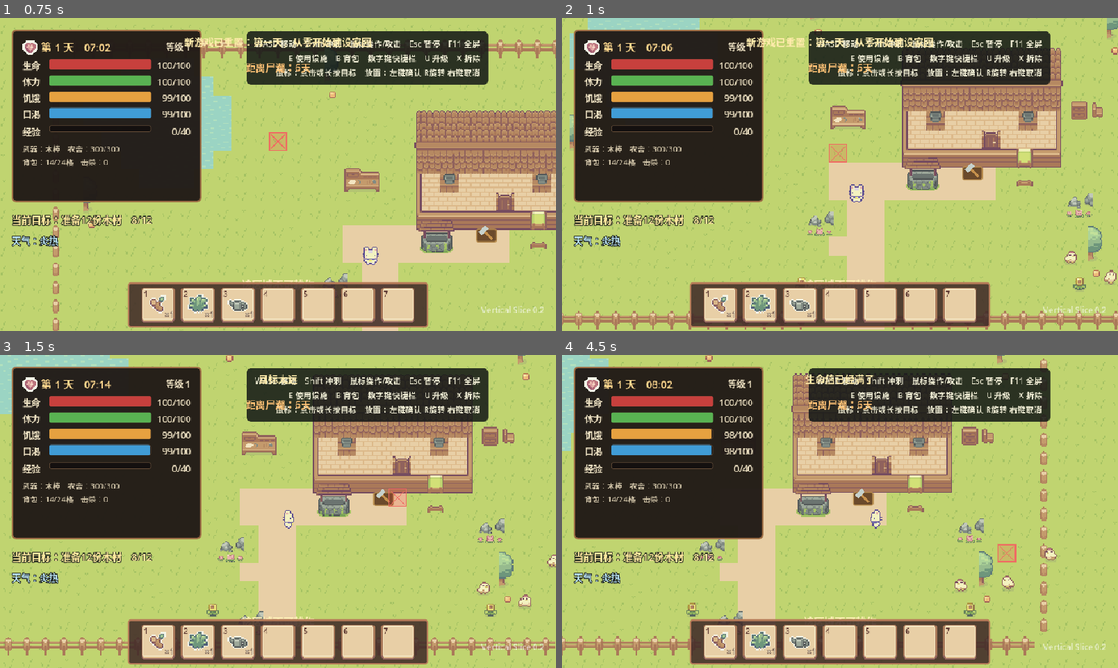
Above: before the commit, frames 1-4 (two rows, left to right).
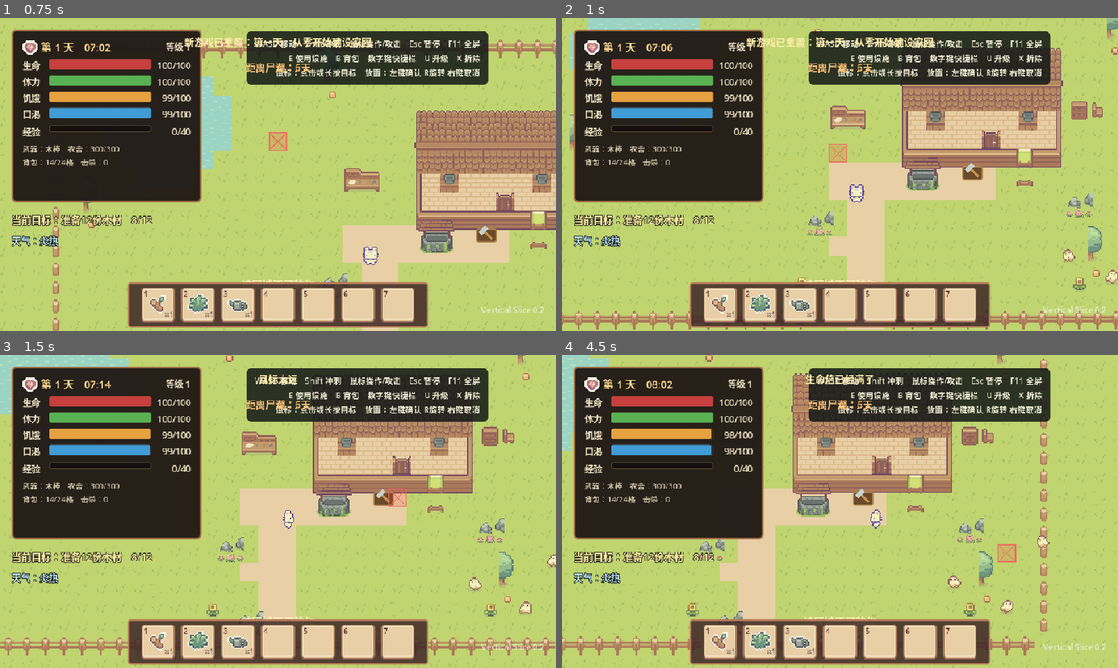
Above: after the commit, the same moments.

Repository: fanfanhappy/zombie-farm-survival
Game: Godot game, scene res://scenes/ui/main_menu.tscn
Two runs of this game, one before a commit and one after it. Both use one fixed random seed, a clock stepped at 60 frames per second and the inputs below.
Inputs (mouse positions are in pixels of both pictures, inside the frame that each line leads up to):
- Up to frame 1 (0.75 s): click "开始新游戏" at 0.5 s
- Up to frame 2 (1 s): no input
- Up to frame 3 (1.5 s): move the mouse to (400, 495) at 1.27 s; hold D (move_right) from 1.28 s (still down); hold X (dismantle_structure) from 1.28 s (still down); click (400, 495) at 1.42 s
- Up to frame 4 (4.5 s): release D (move_right) at 2 s; release X (dismantle_structure) at 2 s; drag from (728, 527) to (812, 574) at 2.02 s; move the mouse to (895, 442) at 2.77 s; hold D (move_right) 2.78-3.5 s; hold E (interact) 2.78-3.5 s; drag from (812, 574) to (673, 464) at 3.52 s; move the mouse to (1006, 558) at 4.27 s; hold A (move_left) from 4.28 s (still down); hold R (use_bandage) from 4.28 s (still down)

Frame 1 is identical in both runs. In frame 2, 0.1% of the frame differs, in the area x 90-100%, y 73-86%; in frame 3, 0.2%; in frame 4, 0.4%, in the area x 69-89%, y 57-83%.

Commit message:
场景化初始农田动物建筑与设施

Diff:
--- a/scenes/game/game_world.tscn
+++ b/scenes/game/game_world.tscn
@@ -24,6 +24,10 @@
 [ext_resource type="TileSet" path="res://resources/tilesets/buildings/perimeter_fence_tileset.tres" id="25_fence_tileset"]
 [ext_resource type="PackedScene" path="res://scenes/world/environment/world_grid_cursor.tscn" id="26_grid_cursor"]
 [ext_resource type="PackedScene" path="res://scenes/world/environment/pond_collision.tscn" id="27_pond_collision"]
+[ext_resource type="PackedScene" path="res://scenes/world/farming/initial_farm_plots.tscn" id="28_farm_plots"]
+[ext_resource type="PackedScene" path="res://scenes/world/animals/initial_animals.tscn" id="29_animals"]
+[ext_resource type="PackedScene" path="res://scenes/world/facilities/initial_facilities.tscn" id="30_facilities"]
+[ext_resource type="PackedScene" path="res://scenes/world/buildings/initial_buildings.tscn" id="31_buildings"]
 
 [node name="Main" type="Node2D" unique_id=1325255420]
 script = ExtResource("1_main")
@@ -41,15 +45,15 @@
 [node name="DynamicYSortGroup" type="Node2D" parent="GameWorld"]
 y_sort_enabled = true
 
-[node name="BuildingLayer" type="Node2D" parent="GameWorld/DynamicYSortGroup"]
+[node name="BuildingLayer" parent="GameWorld/DynamicYSortGroup" instance=ExtResource("31_buildings")]
 
-[node name="FarmPlots" type="Node2D" parent="GameWorld/DynamicYSortGroup"]
+[node name="FarmPlots" parent="GameWorld/DynamicYSortGroup" instance=ExtResource("28_farm_plots")]
 
 [node name="ResourceNodes" type="Node2D" parent="GameWorld/DynamicYSortGroup"]
 
-[node name="Facilities" type="Node2D" parent="GameWorld/DynamicYSortGroup"]
+[node name="Facilities" parent="GameWorld/DynamicYSortGroup" instance=ExtResource("30_facilities")]
 
-[node name="Animals" type="Node2D" parent="GameWorld/DynamicYSortGroup"]
+[node name="Animals" parent="GameWorld/DynamicYSortGroup" instance=ExtResource("29_animals")]
 
 [node name="Enemies" type="Node2D" parent="GameWorld/DynamicYSortGroup"]
 
--- /dev/null
+++ b/scenes/world/animals/initial_animals.tscn
@@ -0,0 +1,17 @@
+[gd_scene load_steps=2 format=3]
+
+[ext_resource type="PackedScene" path="res://scenes/world/animals/chicken.tscn" id="1_chicken"]
+
+[node name="Animals" type="Node2D"]
+
+[node name="Chicken01" parent="." instance=ExtResource("1_chicken")]
+position = Vector2(1010, 555)
+chicken_index = 0
+
+[node name="Chicken02" parent="." instance=ExtResource("1_chicken")]
+position = Vector2(1080, 590)
+chicken_index = 1
+
+[node name="Chicken03" parent="." instance=ExtResource("1_chicken")]
+position = Vector2(1125, 535)
+chicken_index = 0
--- /dev/null
+++ b/scenes/world/buildings/initial_buildings.tscn
@@ -0,0 +1,7 @@
+[gd_scene load_steps=2 format=3]
+
+[ext_resource type="PackedScene" path="res://scenes/world/buildings/homestead.tscn" id="1_homestead"]
+
+[node name="BuildingLayer" type="Node2D"]
+[node name="Homestead" parent="." instance=ExtResource("1_homestead")]
+position = Vector2(840, 280)
--- /dev/null
+++ b/scenes/world/facilities/initial_facilities.tscn
@@ -0,0 +1,19 @@
+[gd_scene load_steps=6 format=3]
+
+[ext_resource type="PackedScene" path="res://scenes/world/facilities/workbench.tscn" id="1_workbench"]
+[ext_resource type="PackedScene" path="res://scenes/world/facilities/kitchen.tscn" id="2_kitchen"]
+[ext_resource type="PackedScene" path="res://scenes/world/facilities/sleep_point.tscn" id="3_sleep"]
+[ext_resource type="PackedScene" path="res://scenes/world/facilities/water_pump.tscn" id="4_water"]
+[ext_resource type="PackedScene" path="res://scenes/world/facilities/homestead_repair_point.tscn" id="5_repair"]
+
+[node name="Facilities" type="Node2D"]
+[node name="Workbench" parent="." instance=ExtResource("1_workbench")]
+position = Vector2(625, 330)
+[node name="Kitchen" parent="." instance=ExtResource("2_kitchen")]
+position = Vector2(1040, 325)
+[node name="SleepPoint" parent="." instance=ExtResource("3_sleep")]
+position = Vector2(930, 425)
+[node name="WaterPump" parent="." instance=ExtResource("4_water")]
+position = Vector2(755, 435)
+[node name="HomesteadRepairPoint" parent="." instance=ExtResource("5_repair")]
+position = Vector2(840, 420)
--- /dev/null
+++ b/scenes/world/farming/initial_farm_plots.tscn
@@ -0,0 +1,221 @@
+[gd_scene load_steps=2 format=3]
+
+[ext_resource type="PackedScene" path="res://scenes/world/farming/farm_plot.tscn" id="1_plot"]
+
+[node name="FarmPlots" type="Node2D"]
+
+[node name="FarmPlot01" parent="." instance=ExtResource("1_plot")]
+position = Vector2(224, 448)
+
+[node name="FarmPlot02" parent="." instance=ExtResource("1_plot")]
+position = Vector2(240, 448)
+
+[node name="FarmPlot03" parent="." instance=ExtResource("1_plot")]
+position = Vector2(256, 448)
+
+[node name="FarmPlot04" parent="." instance=ExtResource("1_plot")]
+position = Vector2(272, 448)
+
+[node name="FarmPlot05" parent="." instance=ExtResource("1_plot")]
+position = Vector2(288, 448)
+
+[node name="FarmPlot06" parent="." instance=ExtResource("1_plot")]
+position = Vector2(304, 448)
+
+[node name="FarmPlot07" parent="." instance=ExtResource("1_plot")]
+position = Vector2(320, 448)
+
+[node name="FarmPlot08" parent="." instance=ExtResource("1_plot")]
+position = Vector2(336, 448)
+
+[node name="FarmPlot09" parent="." instance=ExtResource("1_plot")]
+position = Vector2(352, 448)
+
+[node name="FarmPlot10" parent="." instance=ExtResource("1_plot")]
+position = Vector2(368, 448)
+
+[node name="FarmPlot11" parent="." instance=ExtResource("1_plot")]
+position = Vector2(384, 448)
+
+[node name="FarmPlot12" parent="." instance=ExtResource("1_plot")]
+position = Vector2(400, 448)
+
+[node name="FarmPlot13" parent="." instance=ExtResource("1_plot")]
+position = Vector2(224, 464)
+
+[node name="FarmPlot14" parent="." instance=ExtResource("1_plot")]
+position = Vector2(240, 464)
+
+[node name="FarmPlot15" parent="." instance=ExtResource("1_plot")]
+position = Vector2(256, 464)
+
+[node name="FarmPlot16" parent="." instance=ExtResource("1_plot")]
+position = Vector2(272, 464)
+
+[node name="FarmPlot17" parent="." instance=ExtResource("1_plot")]
+position = Vector2(288, 464)
+
+[node name="FarmPlot18" parent="." instance=ExtResource("1_plot")]
+position = Vector2(304, 464)
+
+[node name="FarmPlot19" parent="." instance=ExtResource("1_plot")]
+position = Vector2(320, 464)
+
+[node name="FarmPlot20" parent="." instance=ExtResource("1_plot")]
+position = Vector2(336, 464)
+
+[node name="FarmPlot21" parent="." instance=ExtResource("1_plot")]
+position = Vector2(352, 464)
+
+[node name="FarmPlot22" parent="." instance=ExtResource("1_plot")]
+position = Vector2(368, 464)
+
+[node name="FarmPlot23" parent="." instance=ExtResource("1_plot")]
+position = Vector2(384, 464)
+
+[node name="FarmPlot24" parent="." instance=ExtResource("1_plot")]
+position = Vector2(400, 464)
+
+[node name="FarmPlot25" parent="." instance=ExtResource("1_plot")]
+position = Vector2(224, 480)
+
+[node name="FarmPlot26" parent="." instance=ExtResource("1_plot")]
+position = Vector2(240, 480)
+
+[node name="FarmPlot27" parent="." instance=ExtResource("1_plot")]
+position = Vector2(256, 480)
+
+[node name="FarmPlot28" parent="." instance=ExtResource("1_plot")]
+position = Vector2(272, 480)
+
+[node name="FarmPlot29" parent="." instance=ExtResource("1_plot")]
+position = Vector2(288, 480)
+
+[node name="FarmPlot30" parent="." instance=ExtResource("1_plot")]
+position = Vector2(304, 480)
+
+[node name="FarmPlot31" parent="." instance=ExtResource("1_plot")]
+position = Vector2(320, 480)
+
+[node name="FarmPlot32" parent="." instance=ExtResource("1_plot")]
+position = Vector2(336, 480)
+
+[node name="FarmPlot33" parent="." instance=ExtResource("1_plot")]
+position = Vector2(352, 480)
+
+[node name="FarmPlot34" parent="." instance=ExtResource("1_plot")]
+position = Vector2(368, 480)
+
+[node name="FarmPlot35" parent="." instance=ExtResource("1_plot")]
+position = Vector2(384, 480)
+
+[node name="FarmPlot36" parent="." instance=ExtResource("1_plot")]
+position = Vector2(400, 480)
+
+[node name="FarmPlot37" parent="." instance=ExtResource("1_plot")]
+position = Vector2(224, 496)
+
+[node name="FarmPlot38" parent="." instance=ExtResource("1_plot")]
+position = Vector2(240, 496)
+
+[node name="FarmPlot39" parent="." instance=ExtResource("1_plot")]
+position = Vector2(256, 496)
+
+[node name="FarmPlot40" parent="." instance=ExtResource("1_plot")]
+position = Vector2(272, 496)
+
+[node name="FarmPlot41" parent="." instance=ExtResource("1_plot")]
+position = Vector2(288, 496)
+
+[node name="FarmPlot42" parent="." instance=ExtResource("1_plot")]
+position = Vector2(304, 496)
+
+[node name="FarmPlot43" parent="." instance=ExtResource("1_plot")]
+position = Vector2(320, 496)
+
+[node name="FarmPlot44" parent="." instance=ExtResource("1_plot")]
+position = Vector2(336, 496)
+
+[node name="FarmPlot45" parent="." instance=ExtResource("1_plot")]
+position = Vector2(352, 496)
+
+[node name="FarmPlot46" parent="." instance=ExtResource("1_plot")]
+position = Vector2(368, 496)
+
+[node name="FarmPlot47" parent="." instance=ExtResource("1_plot")]
+position = Vector2(384, 496)
+
+[node name="FarmPlot48" parent="." instance=ExtResource("1_plot")]
+position = Vector2(400, 496)
+
+[node name="FarmPlot49" parent="." instance=ExtResource("1_plot")]
+position = Vector2(224, 512)
+
+[node name="FarmPlot50" parent="." instance=ExtResource("1_plot")]
+position = Vector2(240, 512)
+
+[node name="FarmPlot51" parent="." instance=ExtResource("1_plot")]
+position = Vector2(256, 512)
+
+[node name="FarmPlot52" parent="." instance=ExtResource("1_plot")]
+position = Vector2(272, 512)
+
+[node name="FarmPlot53" parent="." instance=ExtResource("1_plot")]
+position = Vector2(288, 512)
+
+[node name="FarmPlot54" parent="." instance=ExtResource("1_plot")]
+position = Vector2(304, 512)
+
+[node name="FarmPlot55" parent="." instance=ExtResource("1_plot")]
+position = Vector2(320, 512)
+
+[node name="FarmPlot56" parent="." instance=ExtResource("1_plot")]
+position = Vector2(336, 512)
+
+[node name="FarmPlot57" parent="." instance=ExtResource("1_plot")]
+position = Vector2(352, 512)
+
+[node name="FarmPlot58" parent="." instance=ExtResource("1_plot")]
+position = Vector2(368, 512)
+
+[node name="FarmPlot59" parent="." instance=ExtResource("1_plot")]
+position = Vector2(384, 512)
+
+[node name="FarmPlot60" parent="." instance=ExtResource("1_plot")]
+position = Vector2(400, 512)
+
+[node name="FarmPlot61" parent="." instance=ExtResource("1_plot")]
+position = Vector2(224, 528)
+
+[node name="FarmPlot62" parent="." instance=ExtResource("1_plot")]
+position = Vector2(240, 528)
+
+[node name="FarmPlot63" parent="." instance=ExtResource("1_plot")]
+position = Vector2(256, 528)
+
+[node name="FarmPlot64" parent="." instance=ExtResource("1_plot")]
+position = Vector2(272, 528)
+
+[node name="FarmPlot65" parent="." instance=ExtResource("1_plot")]
+position = Vector2(288, 528)
+
+[node name="FarmPlot66" parent="." instance=ExtResource("1_plot")]
+position = Vector2(304, 528)
+
+[node name="FarmPlot67" parent="." instance=ExtResource("1_plot")]
+position = Vector2(320, 528)
+
+[node name="FarmPlot68" parent="." instance=ExtResource("1_plot")]
+position = Vector2(336, 528)
+
+[node name="FarmPlot69" parent="." instance=ExtResource("1_plot")]
+position = Vector2(352, 528)
+
+[node name="FarmPlot70" parent="." instance=ExtResource("1_plot")]
+position = Vector2(368, 528)
+
+[node name="FarmPlot71" parent="." instance=ExtResource("1_plot")]
+position = Vector2(384, 528)
+
+[node name="FarmPlot72" parent="." instance=ExtResource("1_plot")]
+position = Vector2(400, 528)
--- a/scripts/core/game_controller.gd
+++ b/scripts/core/game_controller.gd
@@ -4,20 +4,12 @@
 const DAY_LENGTH_SECONDS := 90.0
 const DAY_START_PROGRESS := 7.0 / 24.0
 const WATERING_CAN_CAPACITY := 5
-const CHICKEN_SCENE := preload("res://scenes/world/animals/chicken.tscn")
-const HOMESTEAD_SCENE := preload("res://scenes/world/buildings/homestead.tscn")
 const GROUND_ITEM_SCENE := preload("res://scenes/world/items/ground_item.tscn")
 const FENCE_SCENE := preload("res://scenes/world/defenses/fence.tscn")
 const SPIKE_SCENE := preload("res://scenes/world/defenses/spike.tscn")
 const SNARE_TRAP_SCENE := preload("res://scenes/world/defenses/snare_trap.tscn")
 const STORAGE_CHEST_SCENE := preload("res://scenes/world/storage/storage_chest.tscn")
 const ZOMBIE_SCENE := preload("res://scenes/actors/zombies/zombie.tscn")
-const WORKBENCH_SCENE := preload("res://scenes/world/facilities/workbench.tscn")
-const KITCHEN_SCENE := preload("res://scenes/world/facilities/kitchen.tscn")
-const SLEEP_POINT_SCENE := preload("res://scenes/world/facilities/sleep_point.tscn")
-const WATER_PUMP_SCENE := preload("res://scenes/world/facilities/water_pump.tscn")
-const REPAIR_POINT_SCENE := preload("res://scenes/world/facilities/homestead_repair_point.tscn")
-const FARM_PLOT_SCENE := preload("res://scenes/world/farming/farm_plot.tscn")
 
 @onready var player: Player = $GameWorld/DynamicYSortGroup/Player
 @onready var darkness: CanvasModulate = $GameWorld/WorldLighting
@@ -92,7 +84,6 @@
 	player.level_changed.connect(_update_hud.unbind(3))
 	player.action_failed.connect(show_message)
 	player.died.connect(_on_player_died)
-	_spawn_world_objects()
 	_create_world_collisions()
 	$UI/Menus/CraftingPanel/Margin/Content/Close.pressed.connect(close_crafting)
 	$UI/Menus/PauseOverlay/PausePanel/Margin/Buttons/Resume.pressed.connect(_set_paused.bind(false))
@@ -441,32 +432,13 @@
 	else: show_message("击败感染者：经验+%d" % experience_reward)
 
 
-func _spawn_world_objects() -> void:
-	# 耕地使用素材原生的16像素网格；数量加倍后测试区占地范围基本不变。
-	for row in 6:
-		for column in 12:
-			var plot := FARM_PLOT_SCENE.instantiate() as FarmPlot; plot.position = Vector2(224 + column * FarmPlot.CELL_SIZE, 448 + row * FarmPlot.CELL_SIZE); farm_plots_root.add_child(plot)
-	for chicken_data in [[Vector2(1010, 555), 0], [Vector2(1080, 590), 1], [Vector2(1125, 535), 0]]:
-		var chicken := CHICKEN_SCENE.instantiate() as Chicken
-		chicken.setup(chicken_data[0], chicken_data[1])
-		animals_root.add_child(chicken)
-	var workbench := WORKBENCH_SCENE.instantiate() as CraftingStation; workbench.position = Vector2(625, 330); facilities_root.add_child(workbench)
-	var kitchen := KITCHEN_SCENE.instantiate() as CraftingStation; kitchen.position = Vector2(1040, 325); facilities_root.add_child(kitchen)
-	var sleep_point := SLEEP_POINT_SCENE.instantiate() as SleepPoint; sleep_point.position = Vector2(930, 425); facilities_root.add_child(sleep_point)
-	var water_pump := WATER_PUMP_SCENE.instantiate() as WaterPump; water_pump.position = Vector2(755, 435); facilities_root.add_child(water_pump)
-
-
 func _create_world_collisions() -> void:
 	_add_wall(Vector2(640, 5), Vector2(1280, 10)); _add_wall(Vector2(640, 795), Vector2(1280, 10))
 	_add_wall(Vector2(5, 400), Vector2(10, 800)); _add_wall(Vector2(1275, 400), Vector2(10, 800))
-	homestead = HOMESTEAD_SCENE.instantiate() as HomesteadCore
-	homestead.position = Vector2(840, 280)
-	building_layer.add_child(homestead)
+	homestead = building_layer.get_node("Homestead") as HomesteadCore
 	homestead.setup(Vector2(300, 220))
 	homestead.destroyed.connect(_on_homestead_destroyed)
-	var repair_point := REPAIR_POINT_SCENE.instantiate() as HomesteadRepairPoint
-	repair_point.position = Vector2(840, 420)
-	facilities_root.add_child(repair_point)
+	var repair_point := facilities_root.get_node("HomesteadRepairPoint") as HomesteadRepairPoint
 	repair_point.setup(homestead)
 
 
--- a/scripts/world/animals/chicken.gd
+++ b/scripts/world/animals/chicken.gd
@@ -7,7 +7,7 @@
 var roam_target := Vector2.ZERO
 var decision_time := 0.0
 var egg_ready := false
-var chicken_index := 0
+@export var chicken_index := 0
 @onready var sprite: AnimatedSprite2D = $ChickenAnimation
 
 
@@ -19,6 +19,8 @@
 
 
 func _ready() -> void:
+	home_position = position
+	roam_target = position
 	add_to_group("chickens")
 	add_to_group("interactables")
 	add_to_group("mouse_action_targets")
